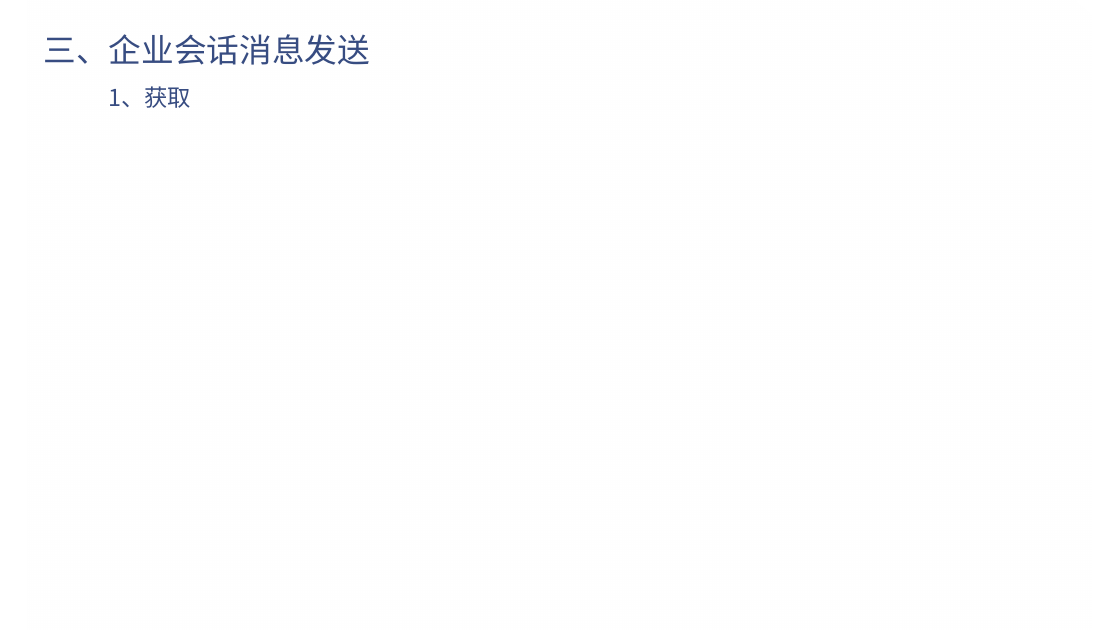
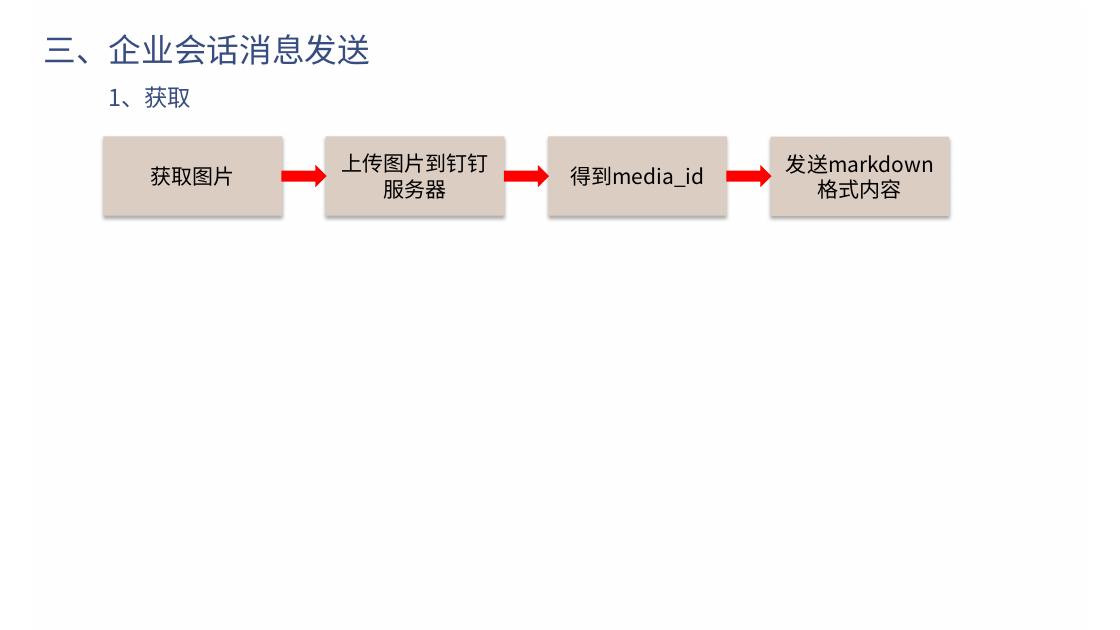
Before and after one commit to e271828182/dd_talk, a slide deck: slide 12 of 钉钉机器人.pptx. Drawn at 1120x630 pixels with LibreOffice and Linux fonts; fonts in the diff are those of the drawing; background and template pictures are left out. Boxes give left, top, right and bottom in pixels: in the first picture for what was removed or moved away, otherwise in the second. Text is boxed around its words. In the diff, an @@ line names an element or a change of style, - is before the commit and + after.

```diff
--- a/钉钉机器人.pptx
+++ b/钉钉机器人.pptx
@@ rectangle added at (103, 136, 282, 215), fill #DCCDC2, 18 pt, text #000000 @@
+获取图片
@@ rectangle added at (326, 136, 505, 215), fill #DCCDC2, 18 pt, text #000000 @@
+上传图片到钉钉服务器
@@ rectangle added at (548, 136, 727, 215), fill #DCCDC2, 18 pt, text #000000 @@
+得到media_id
@@ rectangle added at (770, 137, 949, 216), fill #DCCDC2, 18 pt, text #000000 @@
+发送markdown格式内容
@@ right arrow added at (282, 166, 326, 186), fill #FF0000, outline #FF0000 1 pt @@
@@ right arrow added at (504, 166, 548, 186), fill #FF0000, outline #FF0000 1 pt @@
@@ right arrow added at (727, 166, 770, 186), fill #FF0000, outline #FF0000 1 pt @@
```
Also in this commit, not shown: 4 other slides changed, 5 other files.
